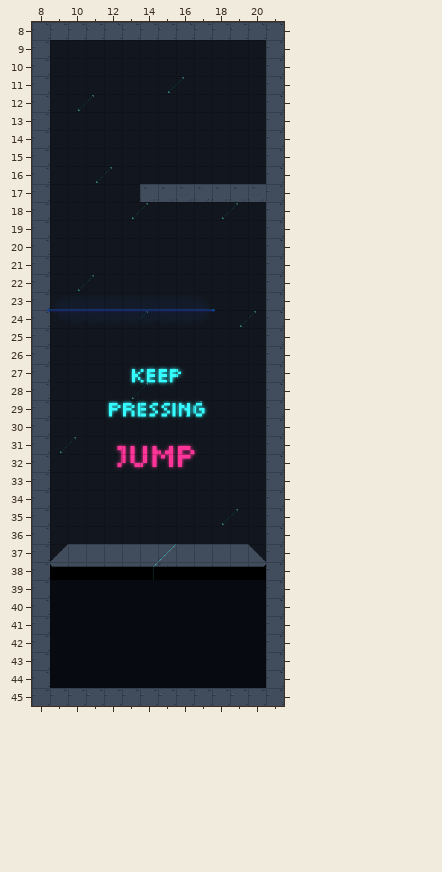
An edit to a level. Tiled map, data/map/01_tutorial_jump_up.tmx. Above: the version before the commit.
Cells are 32x32 px. Shown: x 8..21, y 8..45. Tiles whose own drawing changed are shown in their newer look in all pictures.
The same view after the edit:
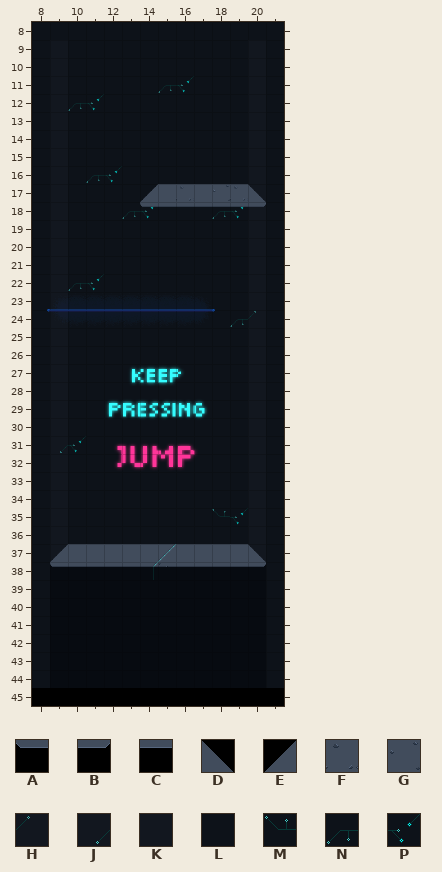
Key: from "tile_floor_walls": A 1, B 2, C 4, D 7, E 8, F 10, G 27; from "wall_blue01": H 0, J 2, K 4, L 19, M 20, N 21, P 22.
_ is an empty cell.
Tiles replaced or removed in this view: F, G, H, J, K.
Edits made:
Changed rows in their new state; . is an unchanged cell.
Layer "background":
first column x 8:
 8 LLLL.LLLL.LLLL
 9 L............L
10 L............L
11 L......NP....L
12 L.NP.........L
13 L............L
14 L............L
15 L............L
16 L..NP........L
17 L.....L......L
18 L....NPLLLNP.L
19 L............L
20 L............L
21 L............L
22 L.NP.........L
23 L............L
24 L.....L....N.L
25 L............L
26 L............L
27 L............L
28 L....LL......L
29 L............L
30 L............L
31 L.P..........L
32 L............L
33 L............L
34 L............L
35 L.........MP.L
36 .............L
37 L............L
38 L............L
39 L............L
40 L............L
41 L............L
42 L............L
43 L............L
44 L............L
Layer "tiles":
first column x 8:
 8 ______________
 9 _............_
10 _............_
11 _............_
12 _............_
13 _............_
14 _............_
15 _............_
16 _............_
17 _.....E...G.D_
18 _.....ACCCCCB_
19 _............_
20 _............_
21 _............_
22 _............_
23 _............_
24 _............_
25 _............_
26 _............_
27 _............_
28 _............_
29 _............_
30 _............_
31 _............_
32 _............_
33 _............_
34 _............_
35 _............_
36 _............_
37 _............_
38 _............_
39 _............_
40 _............_
41 _............_
42 _............_
43 _............_
44 _............_
45 ______________
